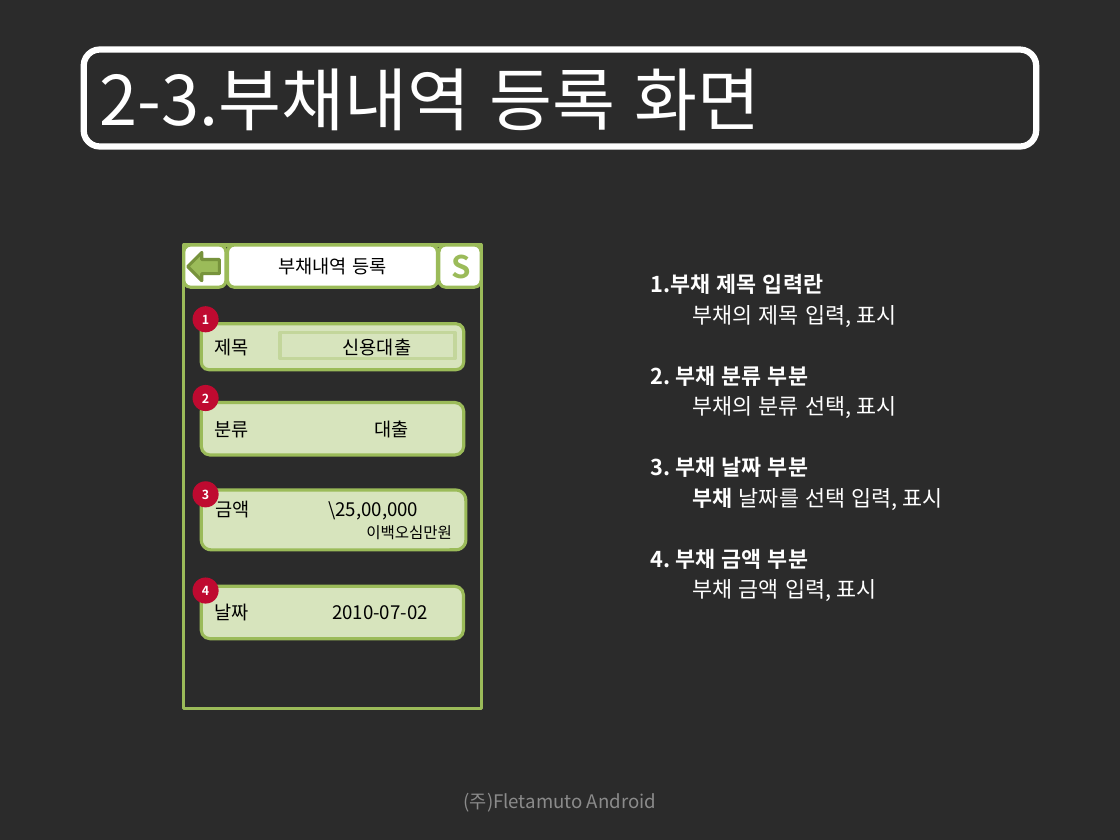
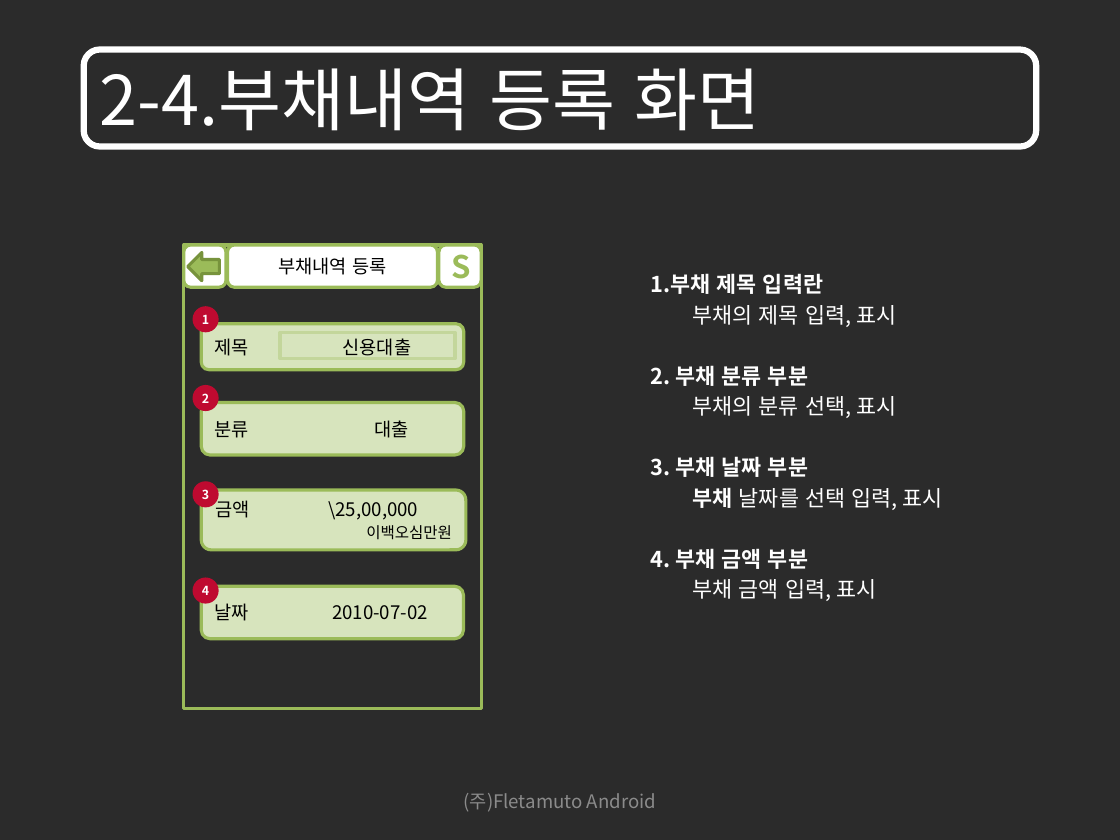
Before and after one commit to limjunghoon/fmfinance, a slide deck: slide 27 of trunk/DOC/GUI/재테크를 위한 어플리케이션 GUI_100906_V1.1.pptx (slide 26 before the commit). Drawn at 1120x840 pixels with LibreOffice and Linux fonts; fonts in the diff are those of the drawing; background and template pictures are left out; a plain dark background stands for a picture behind light text. Boxes give left, top, right and bottom in pixels: in the first picture for what was removed or moved away, otherwise in the second. Text is boxed around its words. In the diff, an @@ line names an element or a change of style, - is before the commit and + after.

```diff
--- a/trunk/DOC/GUI/재테크를 위한 어플리케이션 GUI_100906_V1.1.pptx
+++ b/trunk/DOC/GUI/재테크를 위한 어플리케이션 GUI_100906_V1.1.pptx
@@ text in rounded rectangle at box(99, 68, 760, 131): text changed @@
-2-3.부채내역 등록 화면
+2-4.부채내역 등록 화면
```
Also in this commit, not shown: 10 other slides changed, 19 slides added, 1 other file.
